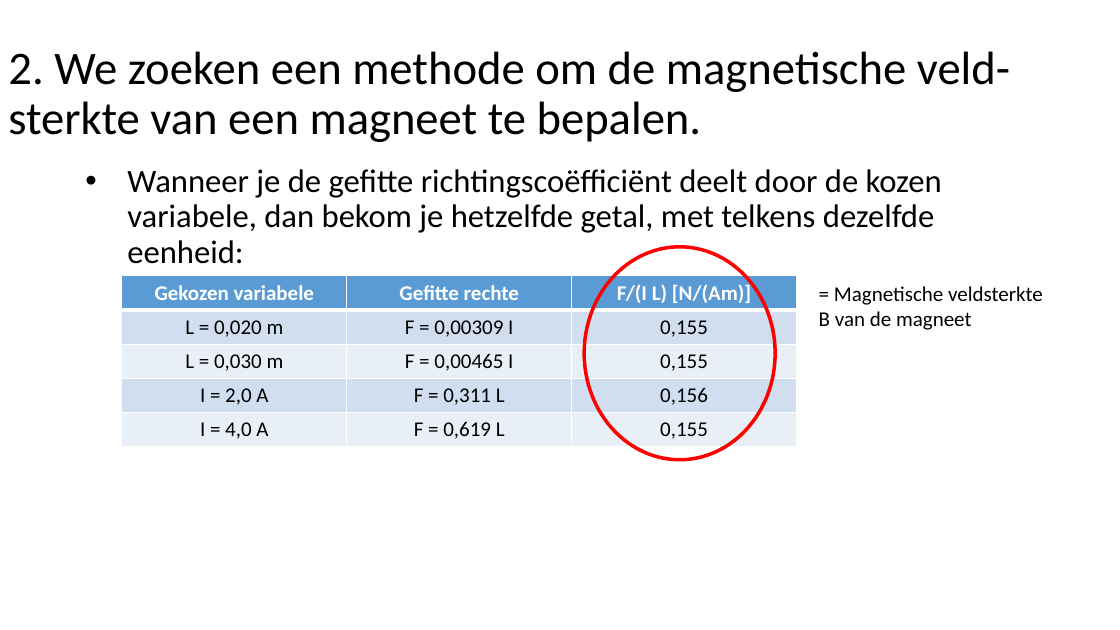
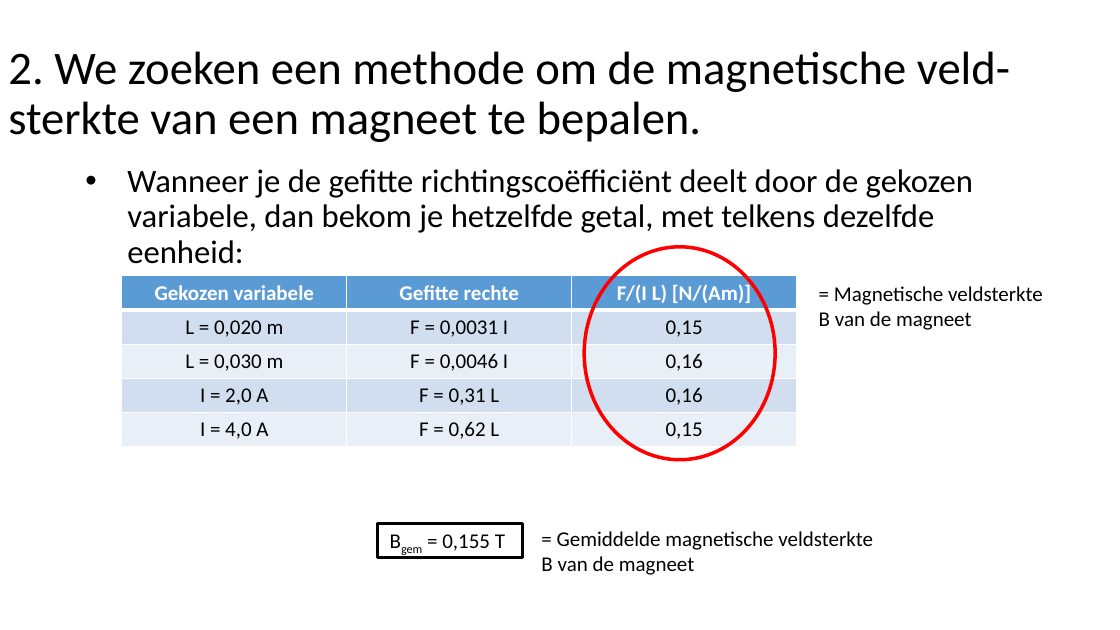
Before and after one commit to KevinTruyaert/DCS, a slide deck: slide 6 of BesprekingLaboM4.pptx. Drawn at 1120x630 pixels with LibreOffice and Linux fonts; fonts in the diff are those of the drawing. Boxes give left, top, right and bottom in pixels: in the first picture for what was removed or moved away, otherwise in the second. Text is boxed around its words. In the diff, an @@ line names an element or a change of style, - is before the commit and + after.

```diff
--- a/BesprekingLaboM4.pptx
+++ b/BesprekingLaboM4.pptx
@@ text at (127,169,973,264): text changed @@
-• Wanneer je de gefitte richtingscoëfficiënt deelt door de kozen variabele, dan bekom je hetzelfde getal, met telkens dezelfde eenheid:
+• Wanneer je de gefitte richtingscoëfficiënt deelt door de gekozen variabele, dan bekom je hetzelfde getal, met telkens dezelfde eenheid:
@@ table at (122,276,797,447) @@
-row 2, column 2: F = 0,00309 I
+row 2, column 2: F = 0,0031 I
-row 2, column 3: 0,155
+row 2, column 3: 0,15
-row 3, column 2: F = 0,00465 I
+row 3, column 2: F = 0,0046 I
-row 3, column 3: 0,155
+row 3, column 3: 0,16
-row 4, column 2: F = 0,311 L
+row 4, column 2: F = 0,31 L
-row 4, column 3: 0,156
+row 4, column 3: 0,16
-row 5, column 2: F = 0,619 L
+row 5, column 2: F = 0,62 L
-row 5, column 3: 0,155
+row 5, column 3: 0,15
@@ rectangle added at (377,523,523,557), outline #000000 2.25 pt, 18 pt, text #000000 @@
+Bgem = 0,155 T
@@ text added at (541,531,873,575), 18 pt, text #000000 @@
+= Gemiddelde magnetische veldsterkte B van de magneet
```
Also in this commit, not shown: 1 other slide changed, 1 other file.
